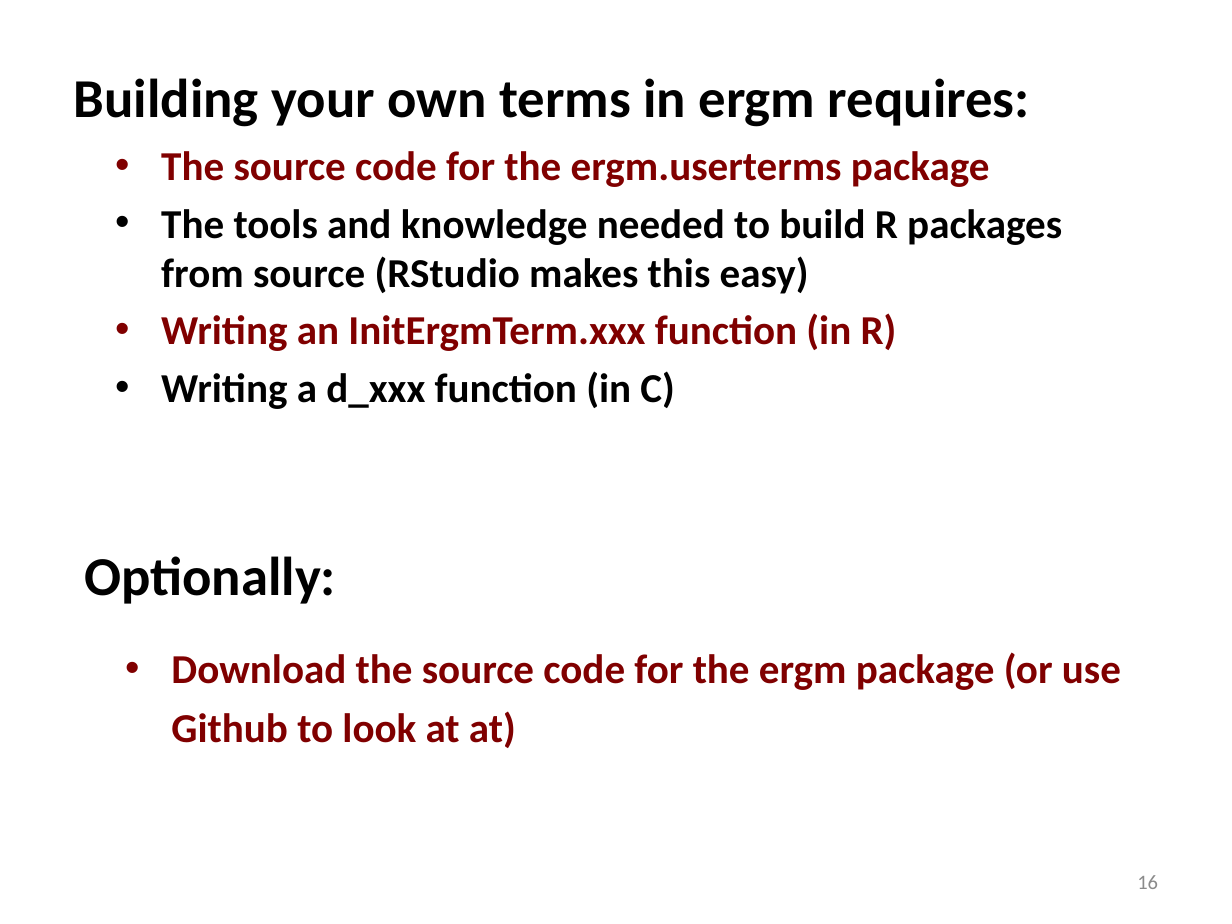
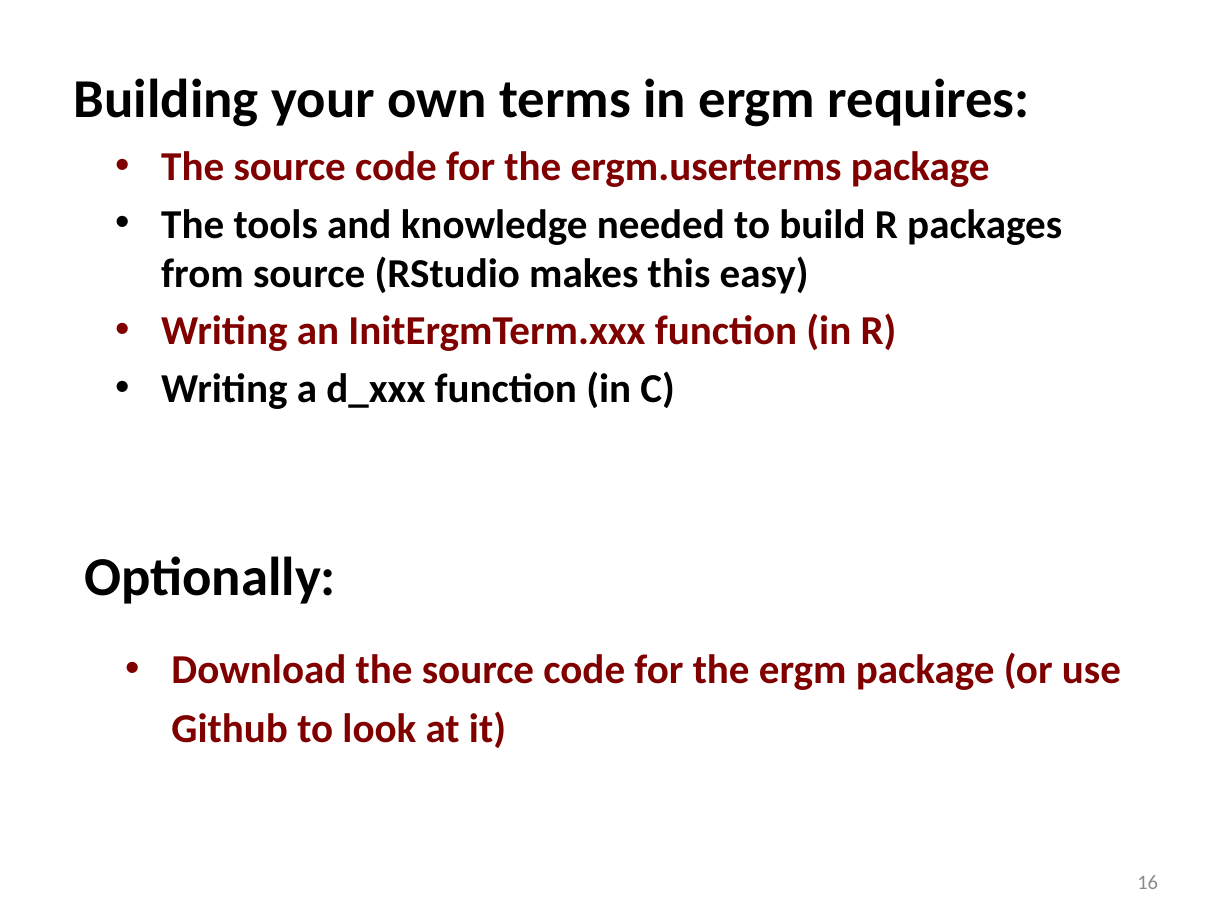
Before and after one commit to statnet/Workshops----OBSOLETE, a slide deck: slide 16 of ergm.userterms/EUT tutorial slides.pptx. Drawn at 1232x924 pixels with LibreOffice and Linux fonts; fonts in the diff are those of the drawing. Boxes give left, top, right and bottom in pixels: in the first picture for what was removed or moved away, otherwise in the second. Text is boxed around its words. In the diff, an @@ line names an element or a change of style, - is before the commit and + after.

```diff
--- a/ergm.userterms/EUT tutorial slides.pptx
+++ b/ergm.userterms/EUT tutorial slides.pptx
@@ text at [171, 652, 1121, 748]: text changed @@
-• Download the source code for the ergm package (or use Github to look at at)
+• Download the source code for the ergm package (or use Github to look at it)
```
Also in this commit, not shown: 14 other slides changed.
